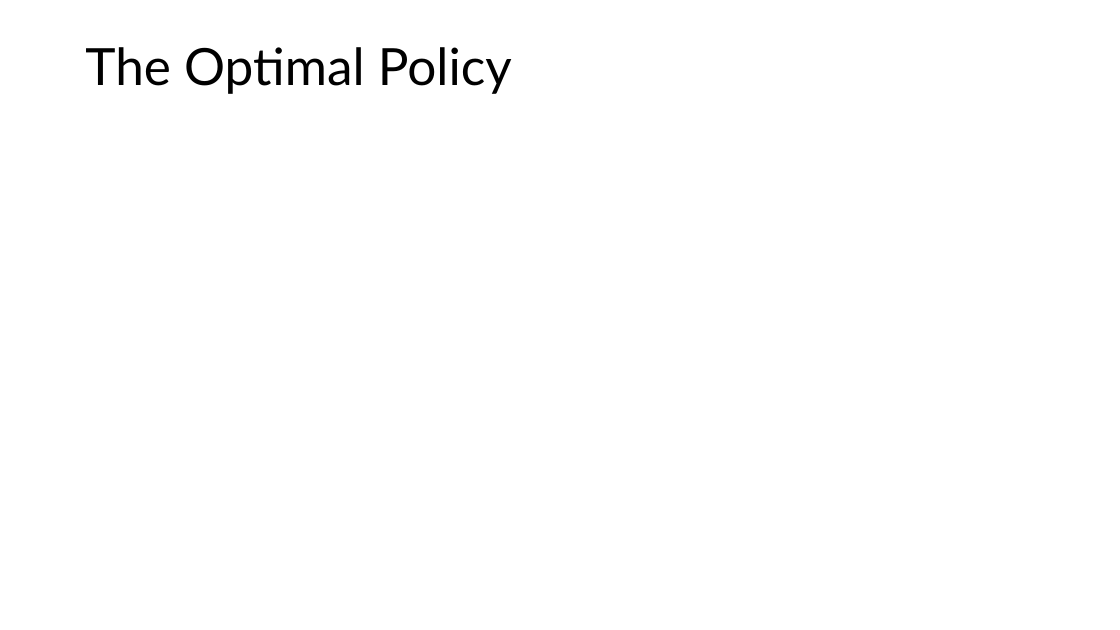
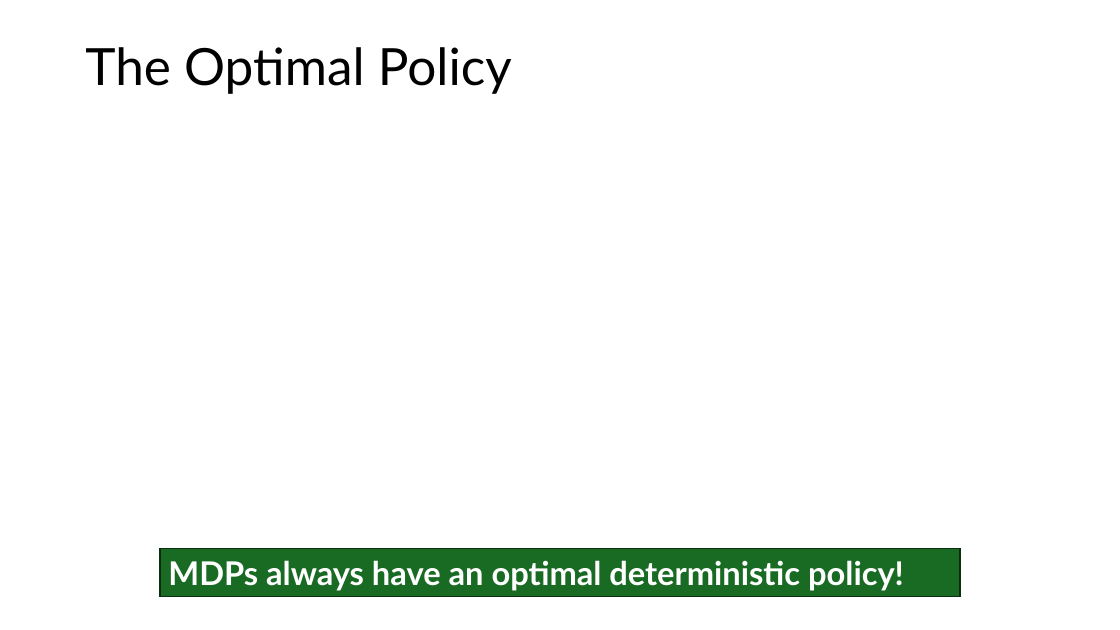
Before and after one commit to mhahsler/Introduction_to_Reinforcement_Learning, a slide deck: slide 24 of slides/Lecture_Chapter03.pptx. Drawn at 1120x630 pixels with LibreOffice and Linux fonts; fonts in the diff are those of the drawing; grey boxes stand for pictures. Boxes give left, top, right and bottom in pixels: in the first picture for what was removed or moved away, otherwise in the second. Text is boxed around its words. In the diff, an @@ line names an element or a change of style, - is before the commit and + after.

```diff
--- a/slides/Lecture_Chapter03.pptx
+++ b/slides/Lecture_Chapter03.pptx
@@ rectangle added at (160,549,960,597), fill #196B24, outline #0B2F10 1.5 pt, 28 pt, text #FFFFFF, bold @@
+MDPs always have an optimal deterministic policy!
```
Also in this commit, not shown: 1 other slide changed, 5 other files.
